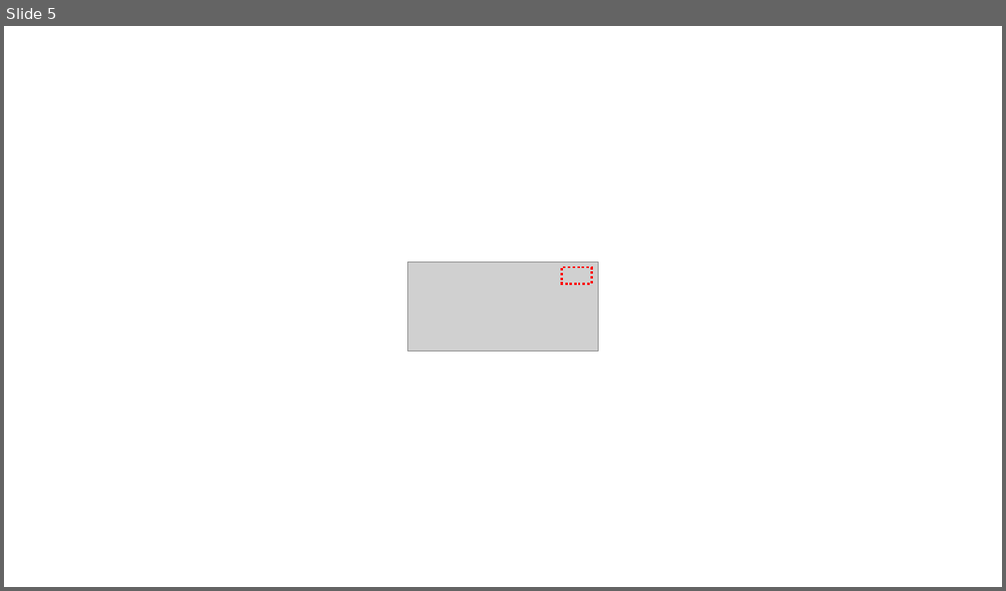
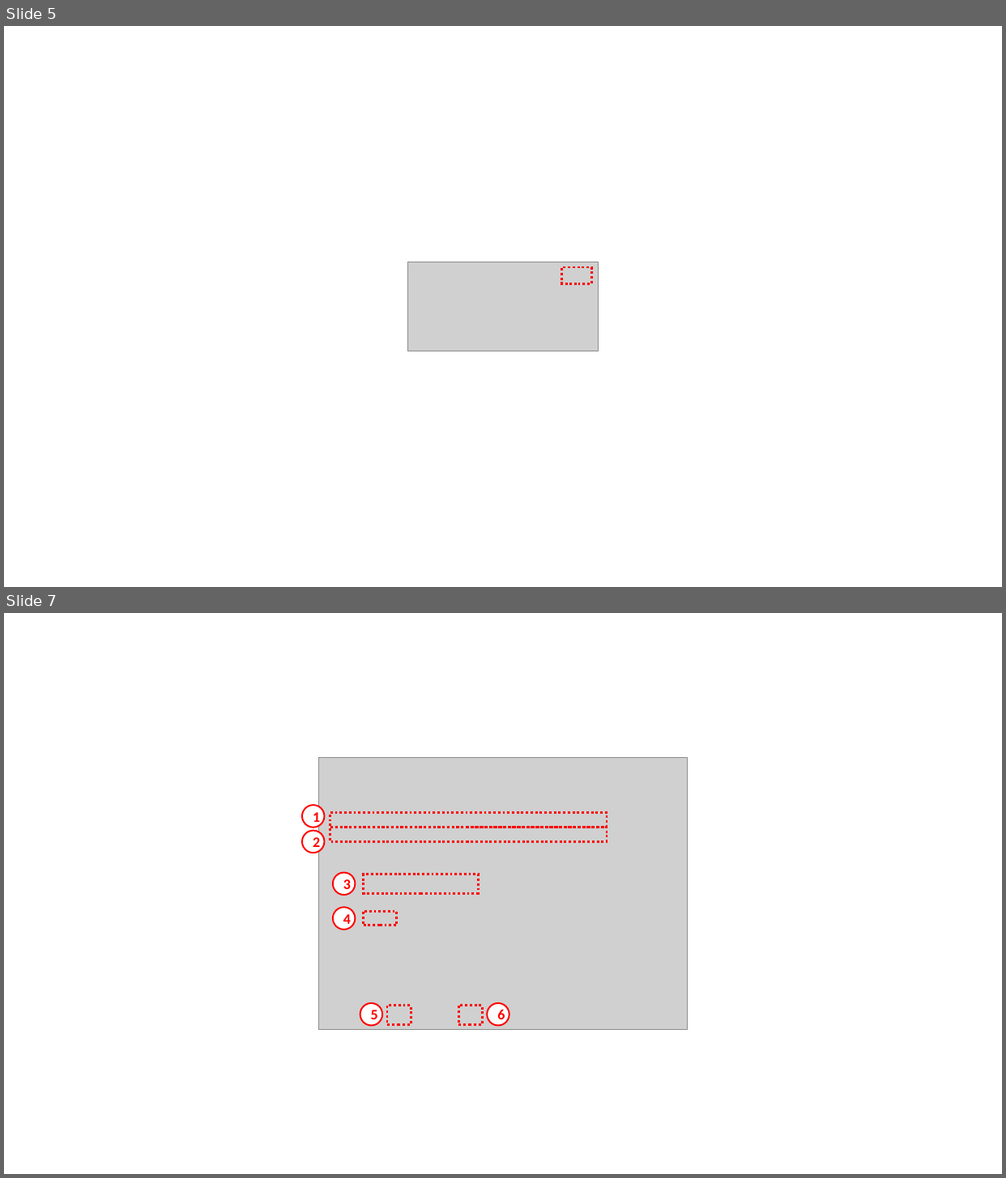
Before and after one commit to xpessoles/TP_Sujets, a slide deck: 99_Modelisation/01_SolidWorks/01_Solidworks_Figures.pptx. Shown one above the other, each under a label of ours: slide 5 before the commit, slides 5 and 7 after it; the slides between them are not shown. The pictures are 1006x591 and 1006x1178 pixels, drawn with LibreOffice and Linux fonts; fonts in the diff are those of the drawing; grey boxes stand for pictures. Boxes give left, top, right and bottom in pixels: in the first picture for what was removed or moved away, otherwise in the second. Text is boxed around its words. In the diff, an @@ line names an element or a change of style, - is before the commit and + after.

```diff
--- a/99_Modelisation/01_SolidWorks/01_Solidworks_Figures.pptx
+++ b/99_Modelisation/01_SolidWorks/01_Solidworks_Figures.pptx
@@ slide 7 added at [4,613,1002,1174], background #FFFFFF @@
@@ picture added at [319,757,688,1029] @@
@@ ellipse added at [302,806,325,828], fill #FFFFFF, outline #FF0000 1.5 pt, 14 pt, text #FF0000, bold @@
+1
@@ ellipse added at [302,831,325,854], fill #FFFFFF, outline #FF0000 1.5 pt, 14 pt, text #FF0000, bold @@
+2
@@ rectangle added at [330,813,607,828], outline #FF0000 2.25 pt dashed @@
@@ rectangle added at [330,827,607,841], outline #FF0000 2.25 pt dashed @@
@@ ellipse added at [333,873,355,895], fill #FFFFFF, outline #FF0000 1.5 pt, 14 pt, text #FF0000, bold @@
+3
@@ rectangle added at [364,875,478,894], outline #FF0000 2.25 pt dashed @@
@@ ellipse added at [333,907,355,930], fill #FFFFFF, outline #FF0000 1.5 pt, 14 pt, text #FF0000, bold @@
+4
@@ rectangle added at [364,912,397,926], outline #FF0000 2.25 pt dashed @@
@@ ellipse added at [360,1003,383,1026], fill #FFFFFF, outline #FF0000 1.5 pt, 14 pt, text #FF0000, bold @@
+5
@@ rectangle added at [387,1006,411,1024], outline #FF0000 2.25 pt dashed @@
@@ rectangle added at [458,1006,483,1024], outline #FF0000 2.25 pt dashed @@
@@ ellipse added at [487,1003,509,1026], fill #FFFFFF, outline #FF0000 1.5 pt, 14 pt, text #FF0000, bold @@
+6
```
Also in this commit, not shown: 1 other slide added, 3 other files.
